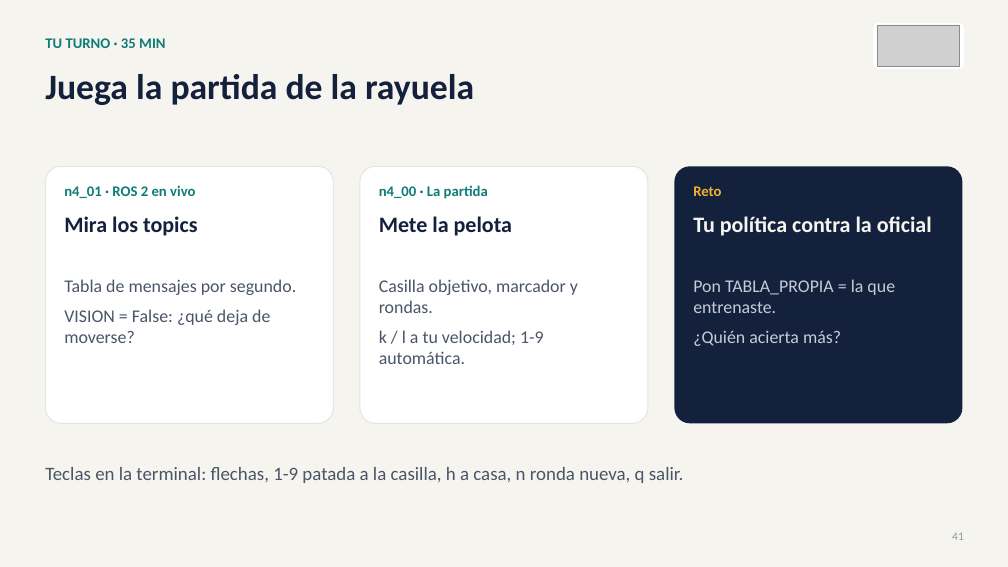
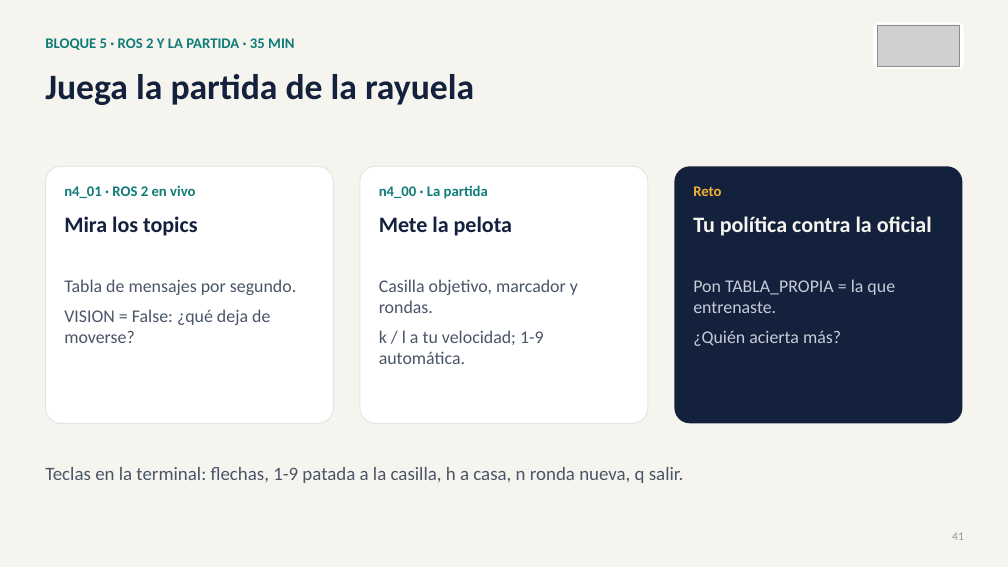
Before and after one commit to david2526IA/taller_microduck_windows, a slide deck: slide 41 of workshop-ia-fisica/presentaciones/Presentacion_03_taller_completo.pptx. Drawn at 1008x567 pixels with LibreOffice and Linux fonts; fonts in the diff are those of the drawing; grey boxes stand for pictures. Boxes give left, top, right and bottom in pixels: in the first picture for what was removed or moved away, otherwise in the second. Text is boxed around its words. In the diff, an @@ line names an element or a change of style, - is before the commit and + after.

```diff
--- a/workshop-ia-fisica/presentaciones/Presentacion_03_taller_completo.pptx
+++ b/workshop-ia-fisica/presentaciones/Presentacion_03_taller_completo.pptx
@@ text at (x1=45, y1=38, x2=294, y2=50): text changed @@
-TU TURNO · 35 MIN
+BLOQUE 5 · ROS 2 Y LA PARTIDA · 35 MIN
```
Also in this commit, not shown: 39 other slides changed, 1 slide added, 1 slide removed, 18 other files.
